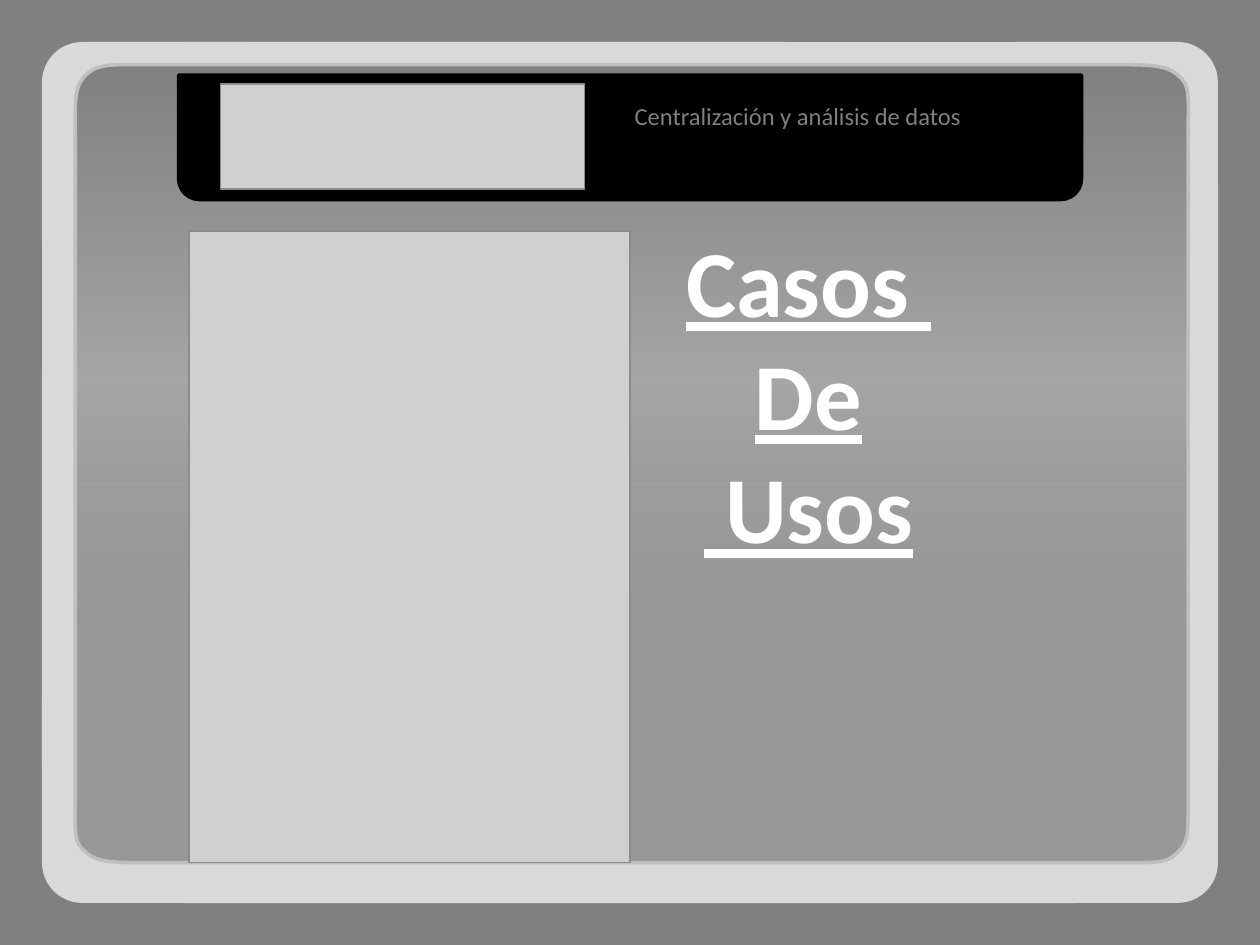
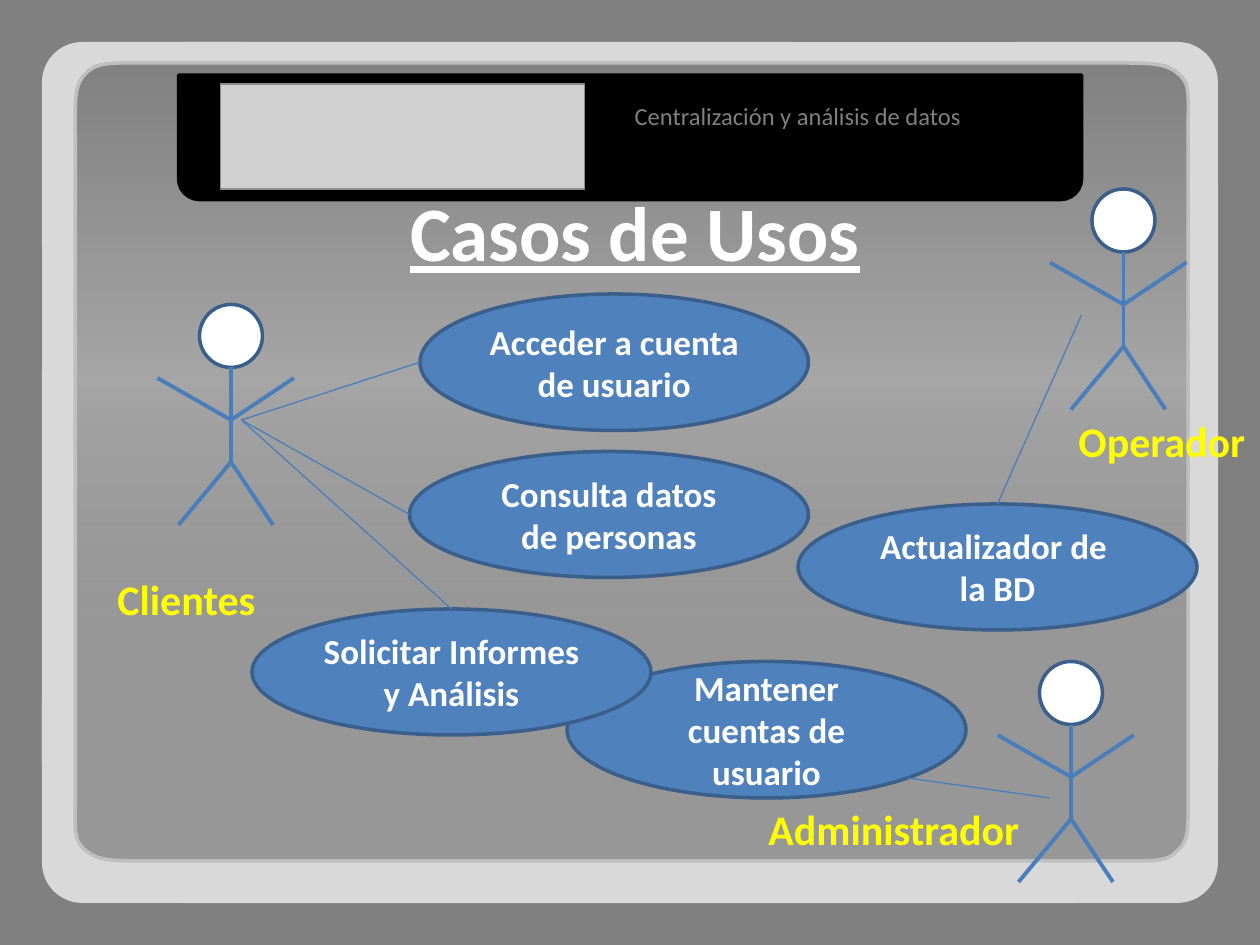
Before and after one commit to adrianachelotti/tallerdesarrollo1ero2011, a slide deck: slide 2 of Presentacion/Tecnica/Presentacion Tecnica.pptx. Drawn at 1260x945 pixels with LibreOffice and Linux fonts; fonts in the diff are those of the drawing; grey boxes stand for pictures. Boxes give left, top, right and bottom in pixels: in the first picture for what was removed or moved away, otherwise in the second. Text is boxed around its words. In the diff, an @@ line names an element or a change of style, - is before the commit and + after.

```diff
--- a/Presentacion/Tecnica/Presentacion Tecnica.pptx
+++ b/Presentacion/Tecnica/Presentacion Tecnica.pptx
@@ freeform shape at [73, 62, 1189, 862]: outline redrawn @@
@@ text at [410, 198, 859, 273]: text changed; size 54 to 44 pt @@
-Casos
-De
-Usos
+Casos de Usos
@@ ellipse added at [1092, 189, 1155, 252], fill #FFFFFF, outline #3A5F8C 2 pt @@
@@ picture removed at [189, 231, 630, 862] @@
@@ line added from (1124, 305) to (1050, 262), #4B7EBC 2.25 pt @@
@@ line added from (1124, 252) to (1124, 346), #4B7EBC 2.25 pt @@
@@ line added from (1124, 305) to (1187, 262), #4B7EBC 2.25 pt @@
@@ line added from (998, 504) to (1081, 315), #4B7EBC 0.75 pt @@
@@ line added from (1124, 346) to (1071, 410), #4B7EBC 2.25 pt @@
@@ line added from (1124, 346) to (1166, 410), #4B7EBC 2.25 pt @@
@@ line added from (242, 420) to (410, 514), #4B7EBC 0.75 pt @@
@@ line added from (242, 420) to (451, 609), #4B7EBC 0.75 pt @@
@@ text added at [1078, 423, 1245, 468], 24 pt, text #FFFF00, bold @@
+Operador
@@ ellipse added at [798, 504, 1197, 630], fill #4F81BD, outline #3A5F8C 2 pt, 20 pt, text #FFFFFF, bold @@
+Actualizador de la BD
@@ group added at [117, 294, 966, 798]: 6 lines, 5 ellipses, 1 text @@
+Consulta datos de personas
+Acceder a cuenta de usuario
+Mantener cuentas de usuario
+Solicitar Informes y Análisis
+Clientes
@@ ellipse added at [1040, 662, 1102, 724], fill #FFFFFF, outline #3A5F8C 2 pt @@
@@ line added from (1071, 777) to (998, 735), #4B7EBC 2.25 pt @@
@@ line added from (1071, 724) to (1071, 819), #4B7EBC 2.25 pt @@
@@ line added from (1071, 777) to (1134, 735), #4B7EBC 2.25 pt @@
@@ line added from (907, 777) to (1050, 798), #4B7EBC 0.75 pt @@
@@ text added at [768, 815, 1019, 846], 24 pt, text #FFFF00, bold @@
+Administrador
@@ line added from (1071, 819) to (1018, 882), #4B7EBC 2.25 pt @@
@@ line added from (1071, 819) to (1113, 882), #4B7EBC 2.25 pt @@
```
Also in this commit, not shown: 1 other slide changed.
